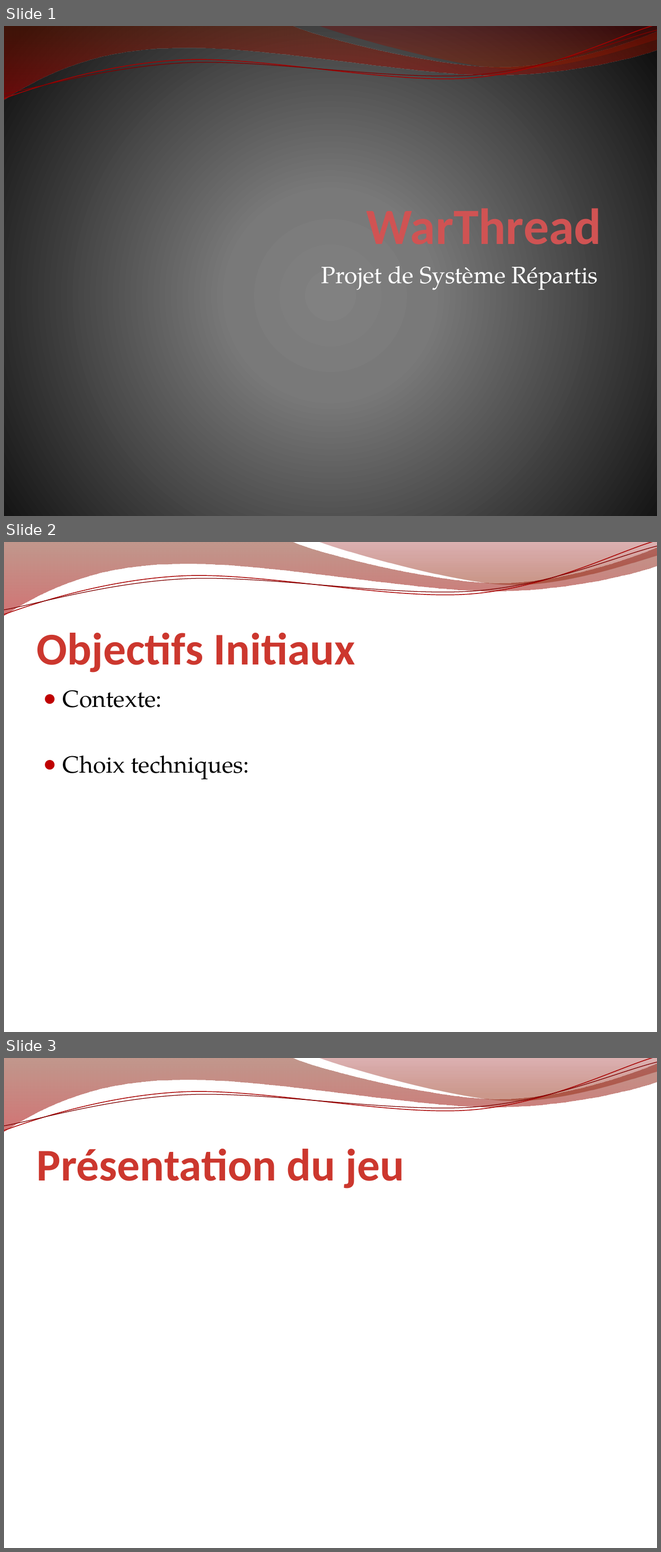
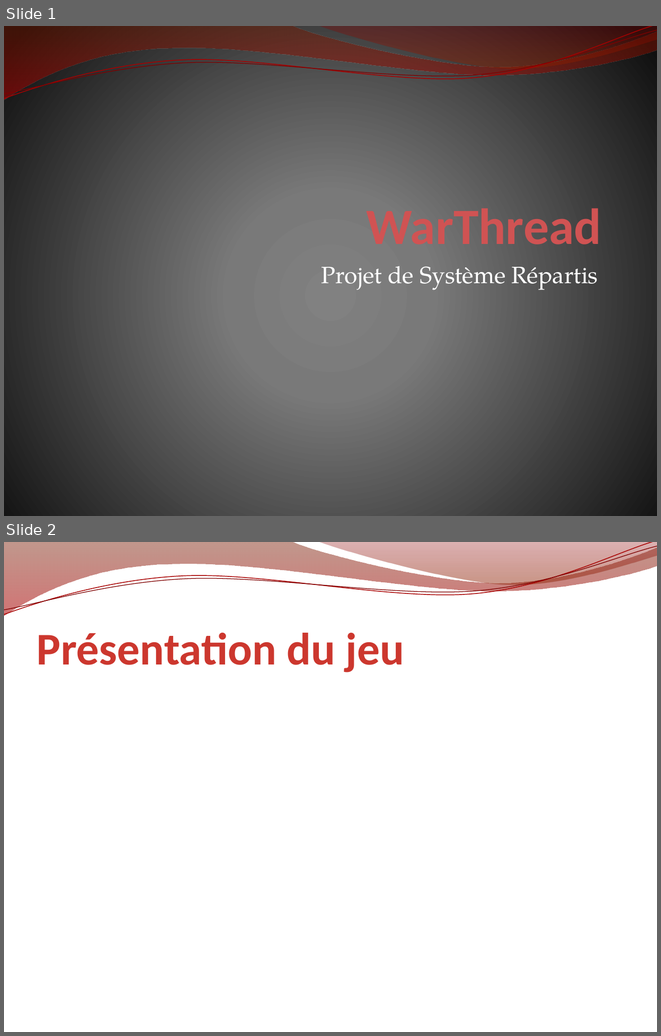
Before and after one commit to erz/voogle, a slide deck: doc/Voogle.pptx. Shown one above the other, each under a label of ours: slides 1, 2 and 3 before the commit, slides 1 and 2 after it. The pictures are 661x1552 and 661x1036 pixels, drawn with LibreOffice and Linux fonts; fonts in the diff are those of the drawing; background and template pictures are left out. Boxes give left, top, right and bottom in pixels: in the first picture for what was removed or moved away, otherwise in the second. Text is boxed around its words. In the diff, an @@ line names an element or a change of style, - is before the commit and + after.

```diff
--- a/doc/Voogle.pptx
+++ b/doc/Voogle.pptx
@@ slide 2 removed at [4, 542, 657, 1032], background picture (left out); not listed: 4 template elements that a slide beside it also shows @@
@@ title removed at [37, 633, 355, 672] @@
-Objectifs Initiaux
@@ text removed at [63, 690, 249, 779] @@
-● Contexte:
-● Choix techniques:
@@ what was slide 3 is now slide 2 @@
```
Also in this commit, not shown: 4 slides added, 3 other files.
